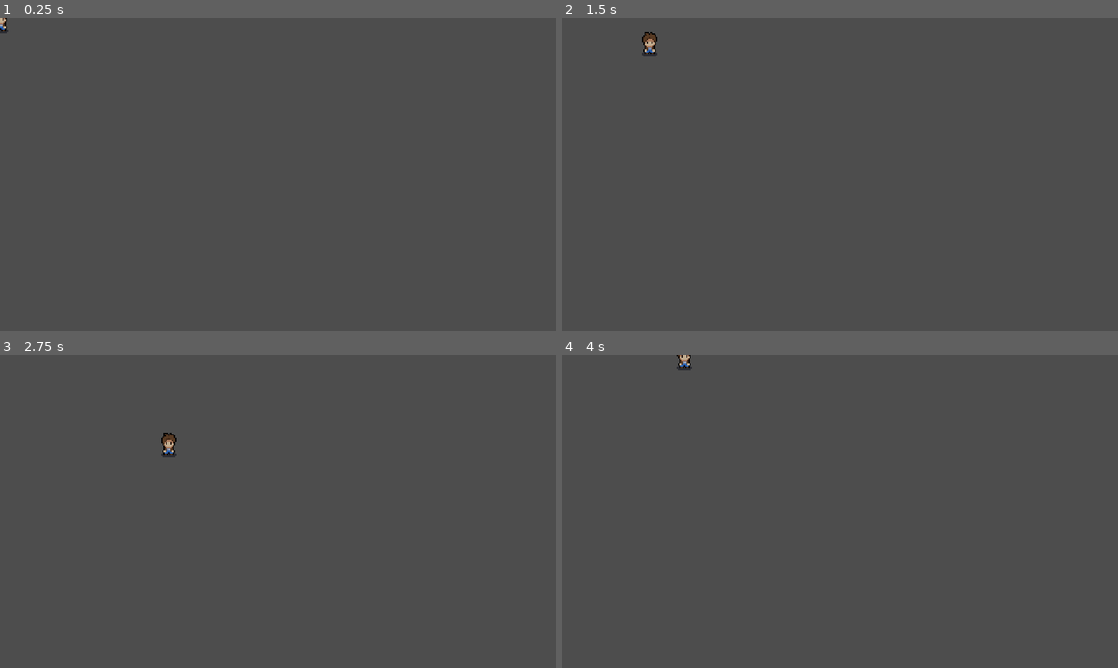
Above: before the commit, frames 1-4 (two rows, left to right).
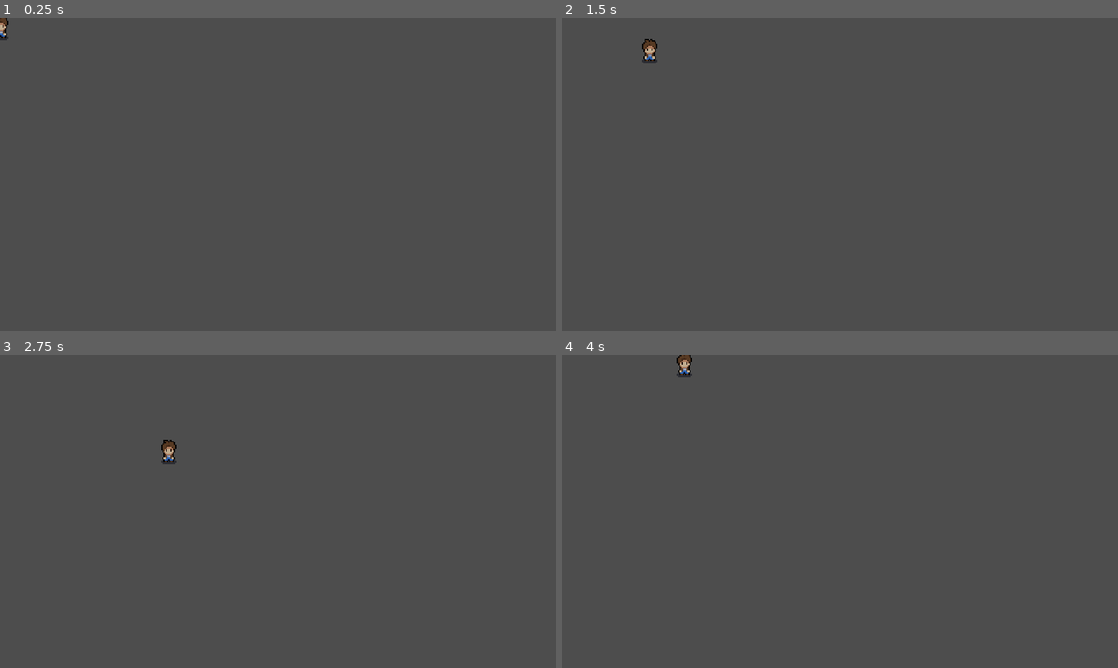
Above: after the commit, the same moments.

Repository: breadsk/curso
Game: Godot game, scene res://Player/player.tscn
Same seed, same stepped clock (60 frames per second), same inputs: the game is played once before the commit and once after it.
Inputs:
- Up to frame 1 (0.25 s): no input
- Up to frame 2 (1.5 s): tap Enter at 0.5 s; hold D (right) 0.53-1.28 s; hold S (down) from 1.28 s (still down)
- Up to frame 3 (2.75 s): release S (down) at 2.03 s; hold D (right) from 2.03 s (still down)
- Up to frame 4 (4 s): release D (right) at 2.78 s; hold W (up) 2.78-3.53 s; hold A (left) from 3.53 s (still down)

The runs differ from the first frame. In frame 1, less than 0.1% of the frame differs, in the area x 0-2%, y 0-8%; in frame 2, 0.2%, in the area x 14-18%, y 4-15%; in frame 3, 0.2%; in frame 4, 0.2%.

Commit message:
Se arregla collisionShape y sae agrega nodo hijo AnimationPlayer

Diff:
--- a/Player/player.tscn
+++ b/Player/player.tscn
@@ -1,11 +1,18 @@
-[gd_scene load_steps=4 format=3 uid="uid://c1xi702b12bi0"]
+[gd_scene load_steps=6 format=3 uid="uid://c1xi702b12bi0"]
 
 [ext_resource type="Texture2D" uid="uid://bymorihe3t1qw" path="res://Player/player.png" id="1_dslo6"]
 [ext_resource type="Script" path="res://Player/player.gd" id="1_u1pc4"]
 
-[sub_resource type="CapsuleShape2D" id="CapsuleShape2D_bp222"]
-radius = 5.0
-height = 22.0
+[sub_resource type="RectangleShape2D" id="RectangleShape2D_si05f"]
+size = Vector2(13, 14)
+
+[sub_resource type="Animation" id="Animation_exwsr"]
+resource_name = "walkD"
+
+[sub_resource type="AnimationLibrary" id="AnimationLibrary_xkbtj"]
+_data = {
+"walkD": SubResource("Animation_exwsr")
+}
 
 [node name="Player" type="CharacterBody2D"]
 script = ExtResource("1_u1pc4")
@@ -13,10 +20,13 @@
 [node name="Player" type="Sprite2D" parent="."]
 texture = ExtResource("1_dslo6")
 hframes = 6
-vframes = 8
+vframes = 10
 
 [node name="CollisionShape2D" type="CollisionShape2D" parent="."]
-position = Vector2(0, 2)
-shape = SubResource("CapsuleShape2D_bp222")
+position = Vector2(0.5, 10)
+shape = SubResource("RectangleShape2D_si05f")
 
 [node name="AnimationPlayer" type="AnimationPlayer" parent="."]
+libraries = {
+"": SubResource("AnimationLibrary_xkbtj")
+}
